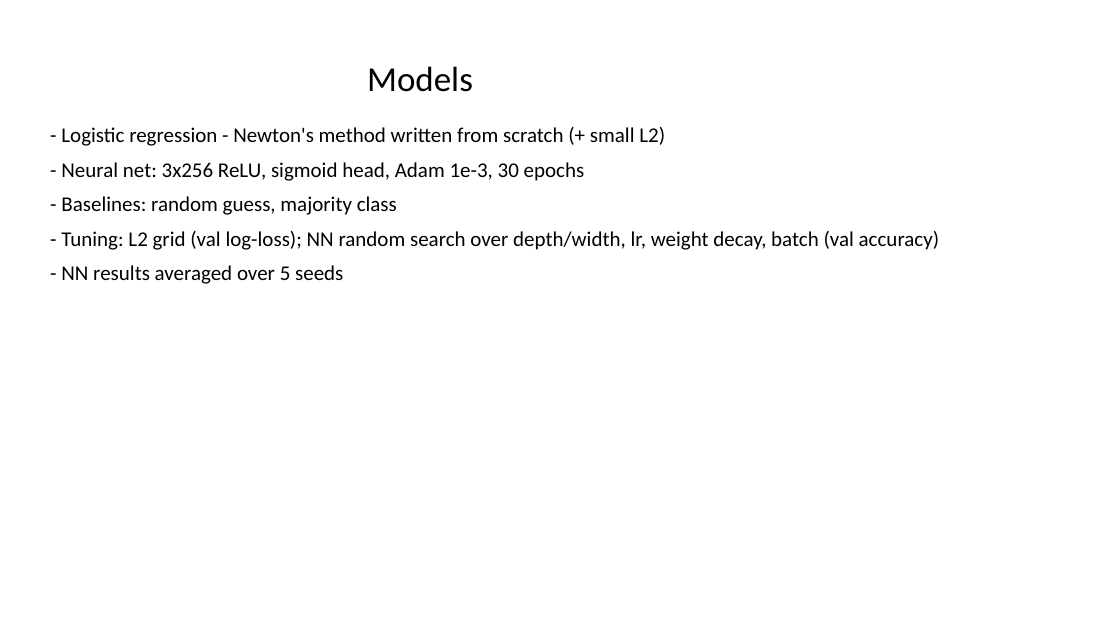
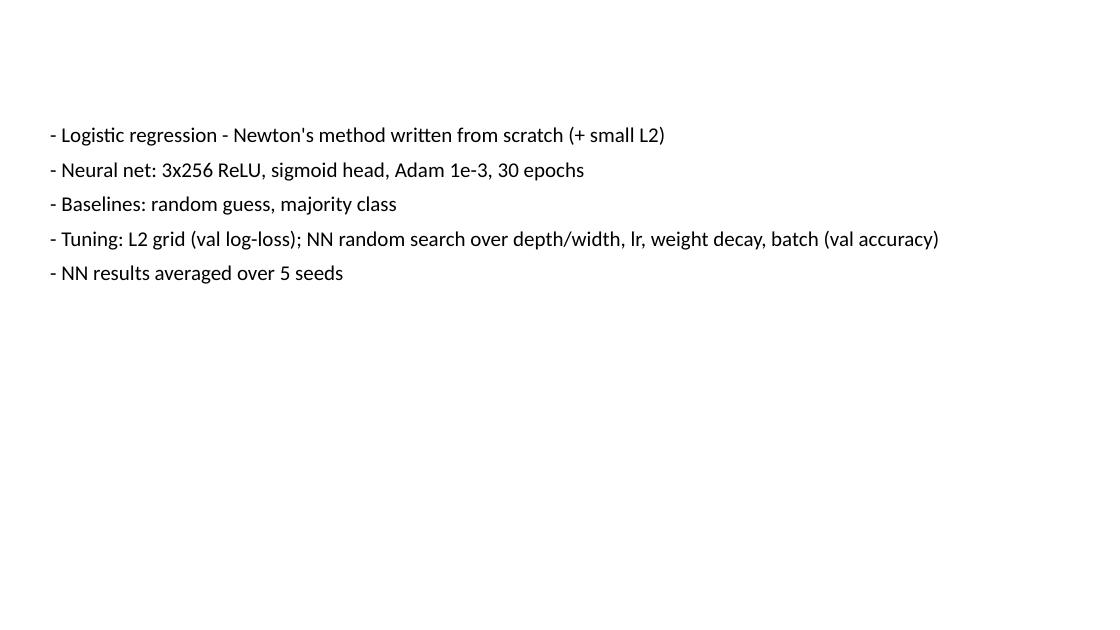
Before and after one commit to Prithvi-Aithal/wsb-market-prediction, a slide deck: slide 5 of docs/presentation.pptx. Drawn at 1120x630 pixels with LibreOffice and Linux fonts; fonts in the diff are those of the drawing. Boxes give left, top, right and bottom in pixels: in the first picture for what was removed or moved away, otherwise in the second. Text is boxed around its words. In the diff, an @@ line names an element or a change of style, - is before the commit and + after.

Commit message:
Fix chart legend overlap, soften tuning conclusion, center slide titles

```diff
--- a/docs/presentation.pptx
+++ b/docs/presentation.pptx
@@ title removed at <box>367,66,473,92</box> @@
-Models
```
Also in this commit, not shown: 11 other slides changed, 2 slides added, 2 slides removed, 5 other files.
